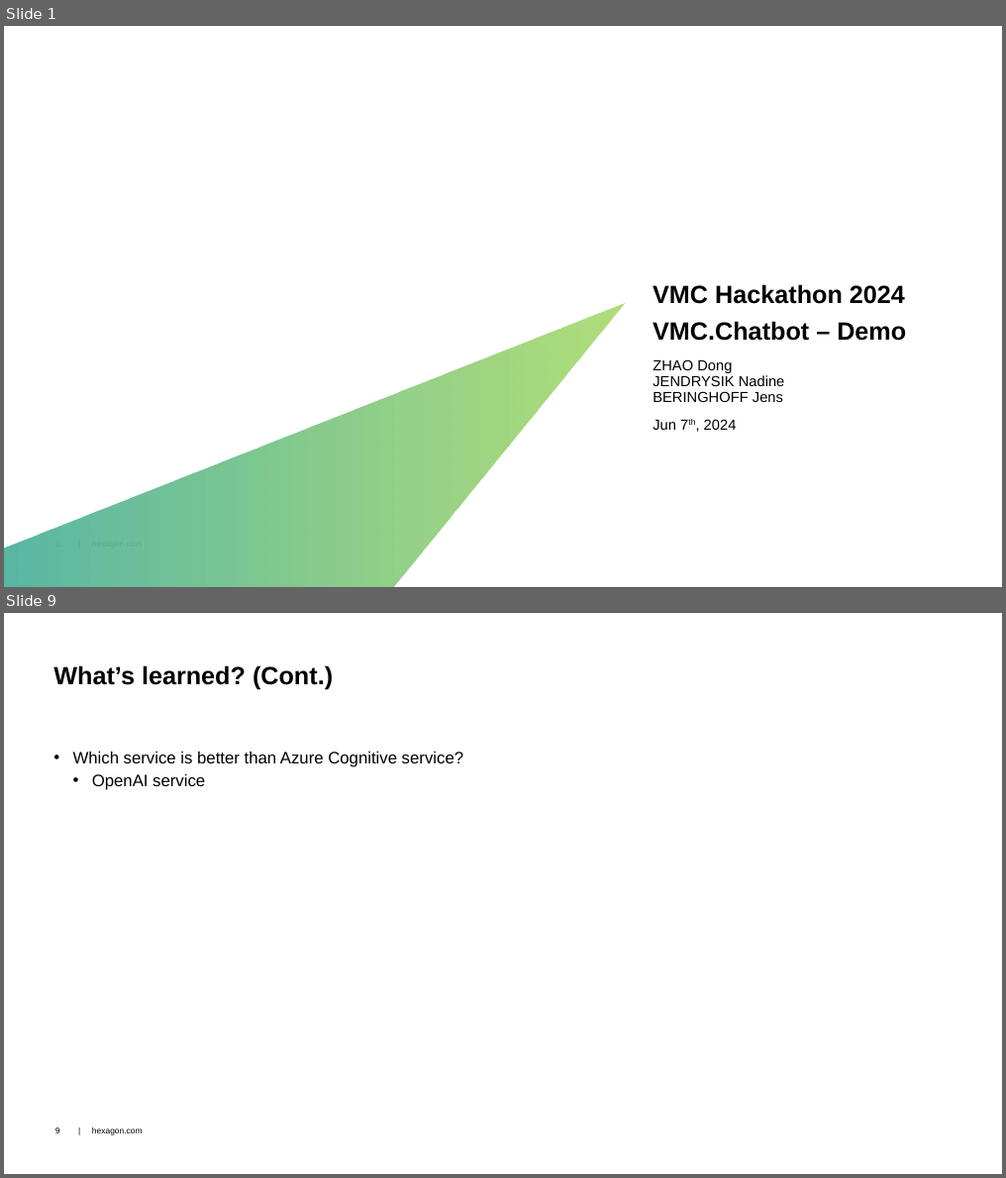
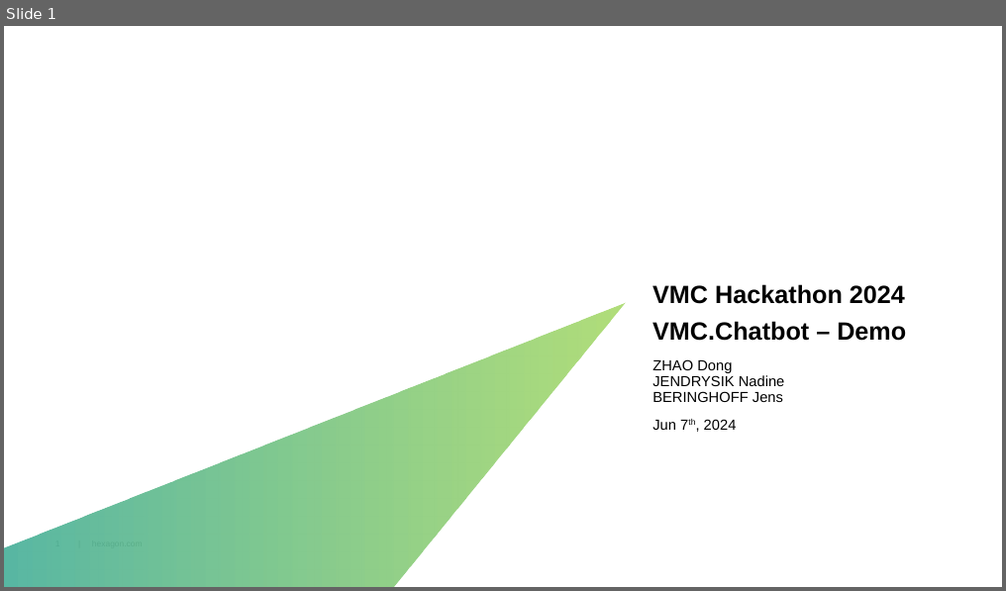
Before and after one commit to dongzgh/protos-vmccopilot, a slide deck: docs/VMC Hackathon 2024 - VMC.Chatbot - Demo.pptx. Shown one above the other, each under a label of ours: slides 1 and 9 before the commit, slide 1 after it; the slides between them are not shown. The pictures are 1006x1178 and 1006x591 pixels, drawn with LibreOffice and Linux fonts; fonts in the diff are those of the drawing; background and template pictures are left out. Boxes give left, top, right and bottom in pixels: in the first picture for what was removed or moved away, otherwise in the second. Text is boxed around its words. In the diff, an @@ line names an element or a change of style, - is before the commit and + after.

```diff
--- a/docs/VMC Hackathon 2024 - VMC.Chatbot - Demo.pptx
+++ b/docs/VMC Hackathon 2024 - VMC.Chatbot - Demo.pptx
@@ slide 9 removed at [4,613,1002,1174], background #FFFFFF; not listed: 2 template elements that a slide beside it also shows @@
@@ title removed at [54,665,333,689] @@
-What’s learned? (Cont.)
@@ text removed at [73,752,463,790] @@
-• Which service is better than Azure Cognitive service?
-  • OpenAI service
```
Also in this commit, not shown: 7 slides changed, 1 slide added, 1 other slide removed, 1 other file.
